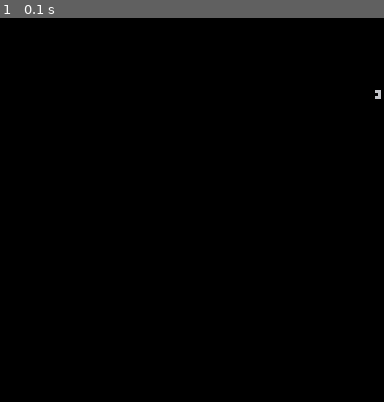
Above: before the commit, frame 1.
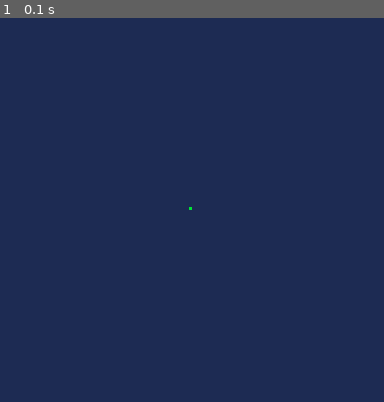
Above: after the commit, the same moment.

Repository: mbaltman/games
Game: PICO-8 cartridge linemapper.p8
Two runs of this game, one before a commit and one after it. Both use one fixed random seed, a clock stepped at 60 frames per second and the inputs below.
Inputs:
- Up to frame 1 (0.1 s): no input

The runs differ from the first frame. In frame 1, 100% of the frame differs, in the area x 0-100%, y 0-100%.

Commit message:
wip ai mapper
from the list of move options it will just.. keep picking one, until it cant anymore, and sort of fill it in, generally gets stuck eventually, like, pretty quickly

Diff:
--- a/linemapper.p8
+++ b/linemapper.p8
@@ -4,7 +4,8 @@
 --liftime functions
 
 function _init()
- rectfill(0,0,124,124,0)
+ --rectfill(0,0,124,124,0)
+ init_line()
 end
 
 function _update()
@@ -18,41 +19,77 @@
 
 
 -->8
---line manager
-history = {{x = 64, y=64}}
+--ai line manager
+grid = {}
 length = 1
-current_index = {x = 64, y=64}
+ci = {x = 64, y=64}
 delay = 5
+background = 1
+
+function init_line()
+	for x=1, 128 do
+		grid[x] = {}
+		for y=1, 128 do
+			grid[x][y] = background
+		end
+	end
+end
 
 function update_line()
 	delay -= 1
 
 	if delay == 0 then
 
-	 history[length] = {x = current_index.x, y = current_index.y}
-	 length +=1
-		delay = 5
+	 options_possible = {}
+	 add(options_possible, {x=ci.x+1, y=ci.y})
+		add(options_possible, {x=ci.x-1, y=ci.y})
+		add(options_possible, {x=ci.x,   y=ci.y+1})
+		add(options_possible, {x=ci.x,   y=ci.y-1})
 
-		current_index.x += rndsgn()
-		current_index.y += rndsgn()
+	 options_final = {}
+ 	for o in all(options_possible) do
+	 	if grid[o.x][o.y] == background then
+	 		add(options_final,o)
+	 	end
+ 	end
+
+ 	if count(options_final) == 0 then
+ 	return
+ 	end
+ 	grid[ci.x][ci.y] = 3
+ 	ci = pickrnd(options_final)
+ 	delay = 5
 	end
 end
 
 function draw_line()
-	for i=1,length - 1 do
-		position = history[i]
-		rect(position.x, position.y, position.x, position.y,7)
+	for x=1,128 do
+		for y=1,128 do
+			grid_color = grid[x][y]
+			rect(x-1,y-1,x-1,y-1,grid_color)
+		end
 	end
+	rect(ci.x-1,ci.y-1,ci.x-1,ci.y-1,11)
+
 end
 -->8
 --helper functions
 
 function rndsgn()
-	if rnd(1) > 0.5 then
+	val = rnd(1)
+	if val < 0.33 then
 		return -1
+	elseif val < 0.66 then
+	 return 0
 	else
 		return 1
 	end
+end
+
+function pickrnd(list)
+ length = count(list)
+ index = 1 + flr(rnd(length))
+ return list[index]
 end
 __gfx__
 00000000000000000000000000000000000000000000000000000000000000000000000000000000000000000000000000000000000000000000000000000000
